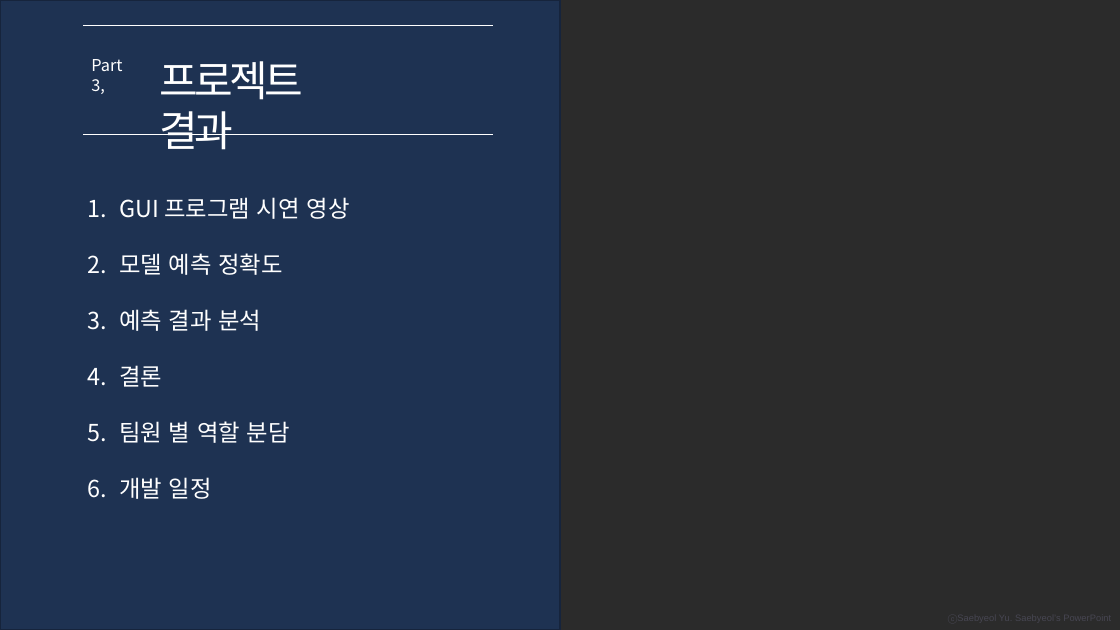
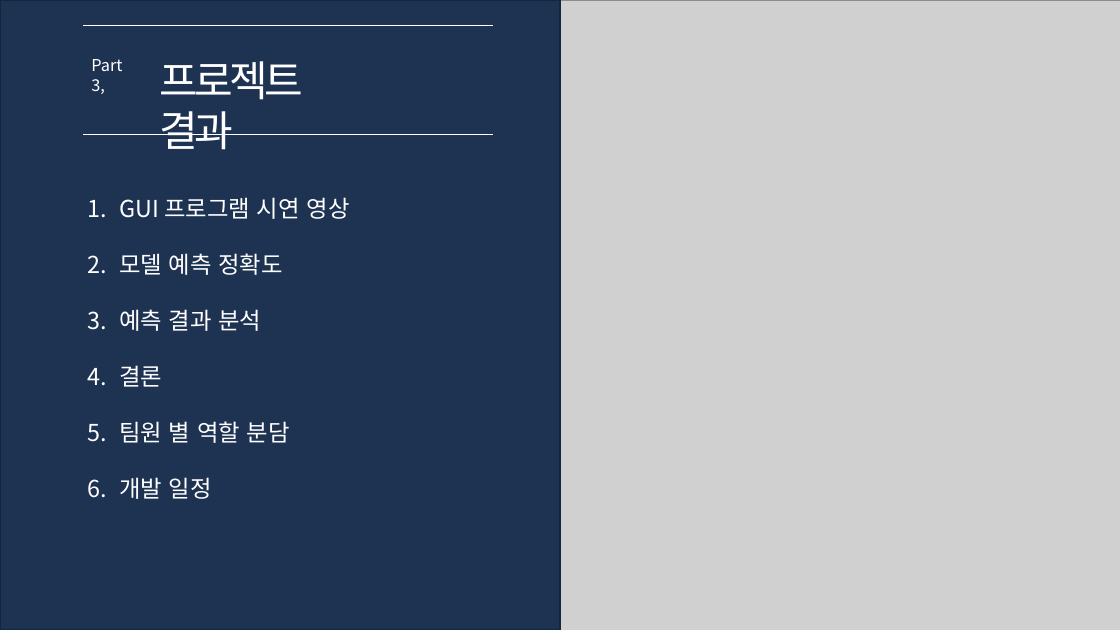
Before and after one commit to NgaAdrain/TEAM_Enter_Text_Here, a slide deck: slide 14 of Reports/발표/졸과 최종 발표_HS.pptx. Drawn at 1120x630 pixels with LibreOffice and Linux fonts; fonts in the diff are those of the drawing; grey boxes stand for pictures; background and template pictures are left out; a plain dark background stands for a picture behind light text. Boxes give left, top, right and bottom in pixels: in the first picture for what was removed or moved away, otherwise in the second. Text is boxed around its words. In the diff, an @@ line names an element or a change of style, - is before the commit and + after.

```diff
--- a/Reports/발표/졸과 최종 발표_HS.pptx
+++ b/Reports/발표/졸과 최종 발표_HS.pptx
@@ background picture (left out) to #FFFFFF @@
@@ picture added at [506, 0, 1120, 630] @@
```
Also in this commit, not shown: 7 other slides changed, 3 other files.
